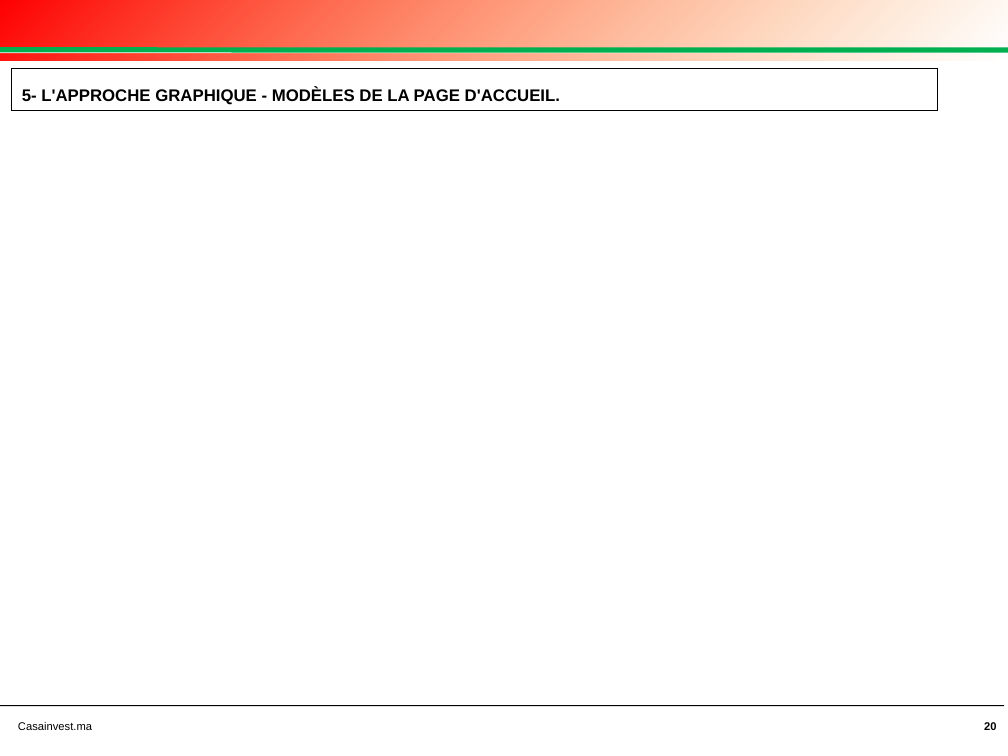
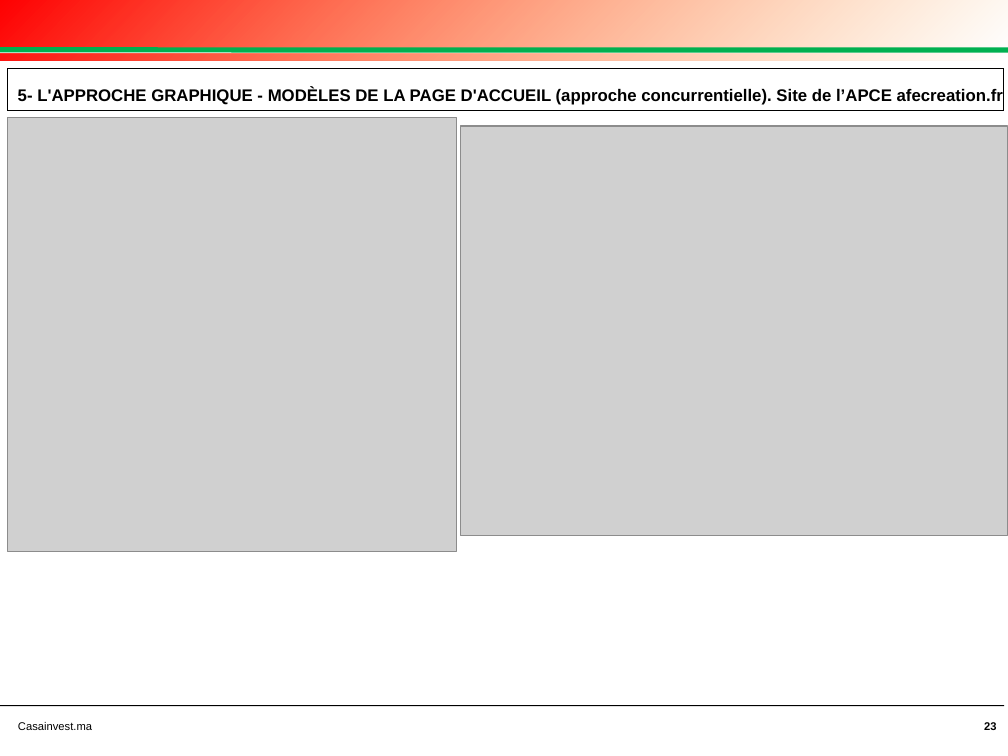
Before and after one commit to achafak/casainvest, a slide deck: slide 23 of DOSSIER TECHNIQUE AO CRI.pptx (slide 20 before the commit). Drawn at 1008x756 pixels with LibreOffice and Linux fonts; fonts in the diff are those of the drawing; grey boxes stand for pictures; background and template pictures are left out. Boxes give left, top, right and bottom in pixels: in the first picture for what was removed or moved away, otherwise in the second. Text is boxed around its words. In the diff, an @@ line names an element or a change of style, - is before the commit and + after.

```diff
--- a/DOSSIER TECHNIQUE AO CRI.pptx
+++ b/DOSSIER TECHNIQUE AO CRI.pptx
@@ rectangle "5- L'APPROCHE GRAPHIQUE - MODÈLES ...": place and size @@
-rectangle "5- L'APPROCHE GRAPHIQUE - MODÈLES ..." at (12,69,937,110)
+rectangle "5- L'APPROCHE GRAPHIQUE - MODÈLES ..." at (8,69,1004,110)
@@ text in rectangle at (18,87,1003,105): text changed @@
-5- L'APPROCHE GRAPHIQUE - MODÈLES DE LA PAGE D'ACCUEIL.
+5- L'APPROCHE GRAPHIQUE - MODÈLES DE LA PAGE D'ACCUEIL (approche concurrentielle). Site de l’APCE afecreation.fr
@@ picture added at (8,118,457,551) @@
@@ picture added at (460,126,1008,535) @@
```
Also in this commit, not shown: 13 other slides changed, 5 slides added, 20 slides removed, 28 other files.
